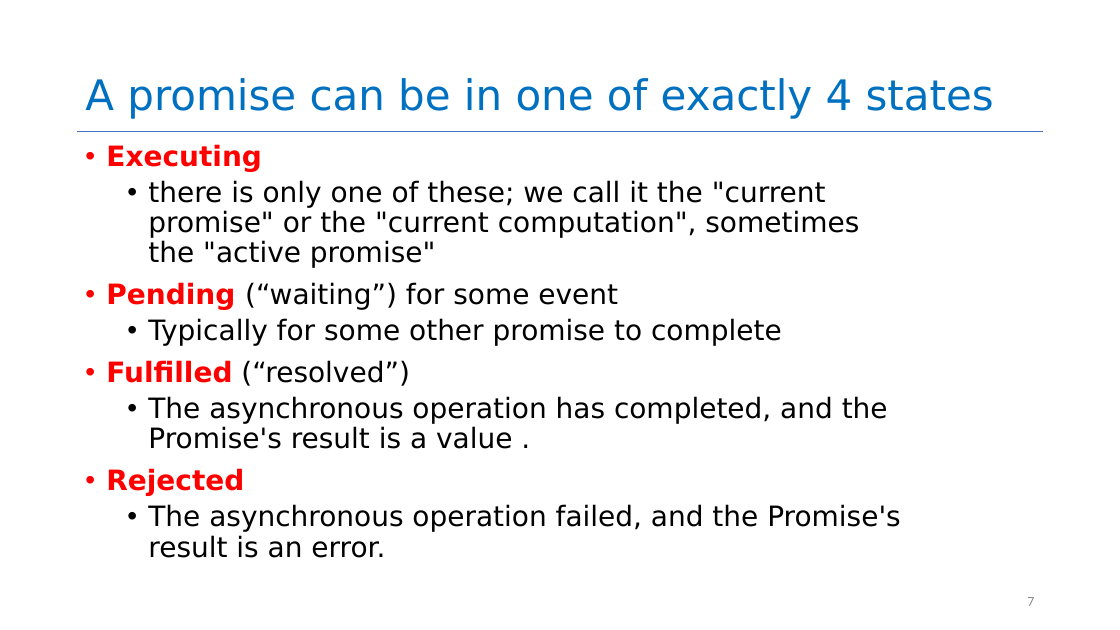
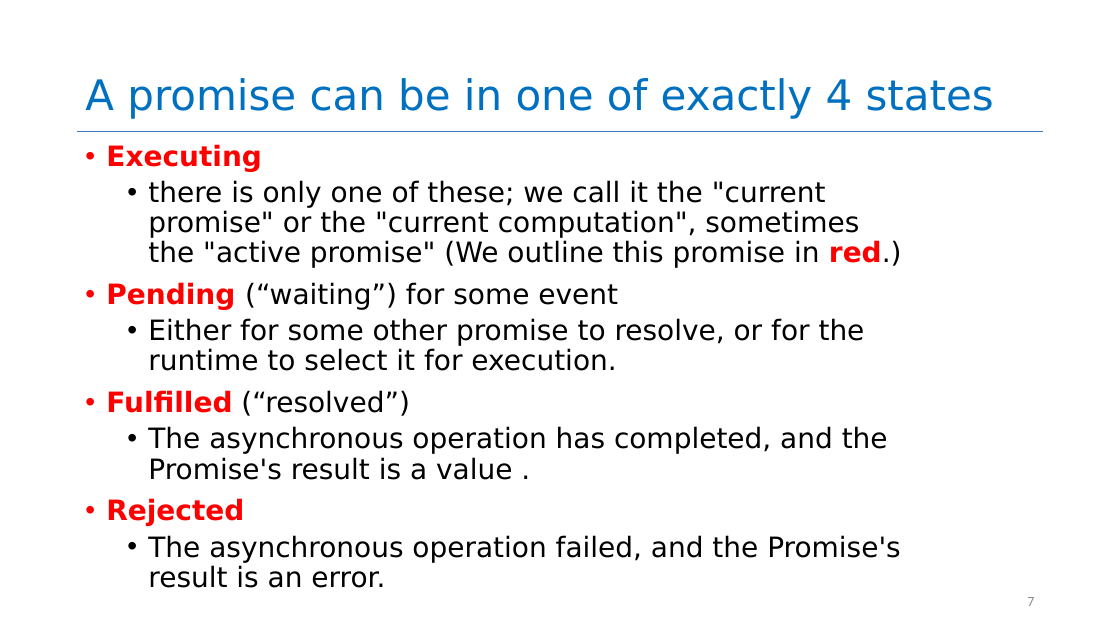
Before and after one commit to neu-se/CS4530-Fall-2024, a slide deck: slide 7 of Slides/Module 06 Concurrency Patterns in Typescript.pptx. Drawn at 1120x630 pixels with LibreOffice and Linux fonts; fonts in the diff are those of the drawing. Boxes give left, top, right and bottom in pixels: in the first picture for what was removed or moved away, otherwise in the second. Text is boxed around its words. In the diff, an @@ line names an element or a change of style, - is before the commit and + after.

Commit message:
fixed slides 7,17

```diff
--- a/Slides/Module 06 Concurrency Patterns in Typescript.pptx
+++ b/Slides/Module 06 Concurrency Patterns in Typescript.pptx
@@ text at [148, 180, 902, 268]: text changed @@
-  • there is only one of these; we call it the "current promise" or the "current computation", sometimes the "active promise"
+  • there is only one of these; we call it the "current promise" or the "current computation", sometimes the "active promise" (We outline this promise in red.)
@@ text at [148, 318, 865, 371]: text changed @@
-  • Typically for some other promise to complete
+  • Either for some other promise to resolve, or for the runtime to select it for execution.
```
Also in this commit, not shown: 1 other slide changed, 1 slide added, 1 other file.
